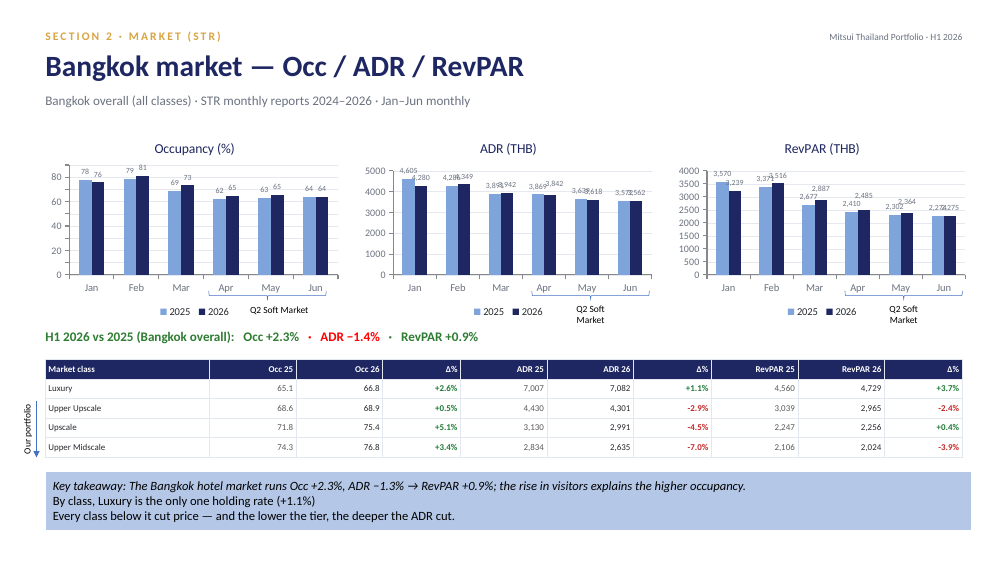
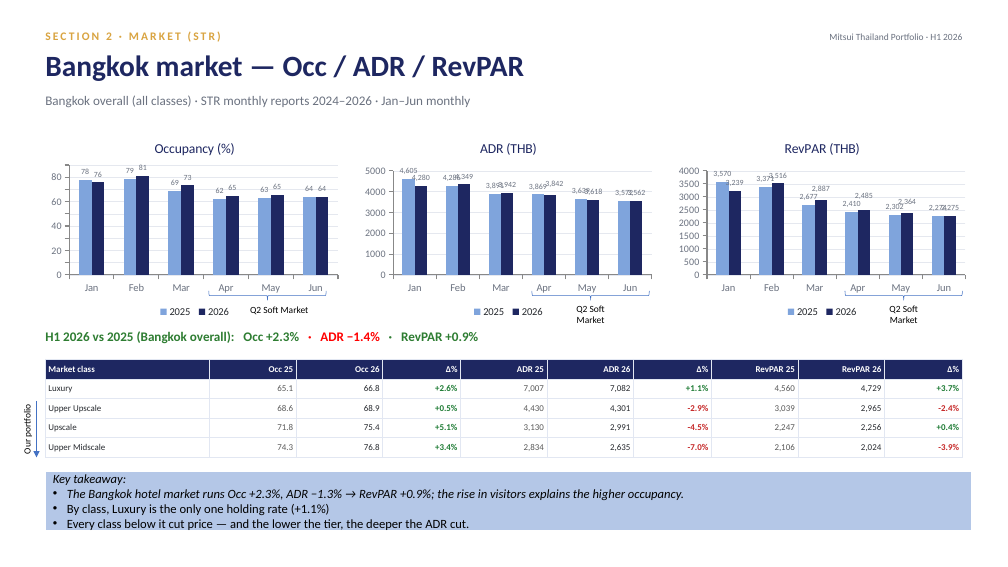
Before and after one commit to Chavin2543/mae-workspace, a slide deck: slide 8 of output/Portfolio_Performance_Report_H1-2026.pptx. Drawn at 1008x567 pixels with LibreOffice and Linux fonts; fonts in the diff are those of the drawing. Boxes give left, top, right and bottom in pixels: in the first picture for what was removed or moved away, otherwise in the second. Text is boxed around its words. In the diff, an @@ line names an element or a change of style, - is before the commit and + after.

```diff
--- a/output/Portfolio_Performance_Report_H1-2026.pptx
+++ b/output/Portfolio_Performance_Report_H1-2026.pptx
@@ text in rectangle at (x1=53, y1=474, x2=684, y2=500): text changed @@
-Key takeaway: The Bangkok hotel market runs Occ +2.3%, ADR −1.3% → RevPAR +0.9%; the rise in visitors explains the higher occupancy.
+Key takeaway:
+• The Bangkok hotel market runs Occ +2.3%, ADR −1.3% → RevPAR +0.9%; the rise in visitors explains the higher occupancy.
@@ text in rectangle at (x1=67, y1=504, x2=469, y2=531): bullet none to • @@
```
Also in this commit, not shown: 22 other slides changed.
